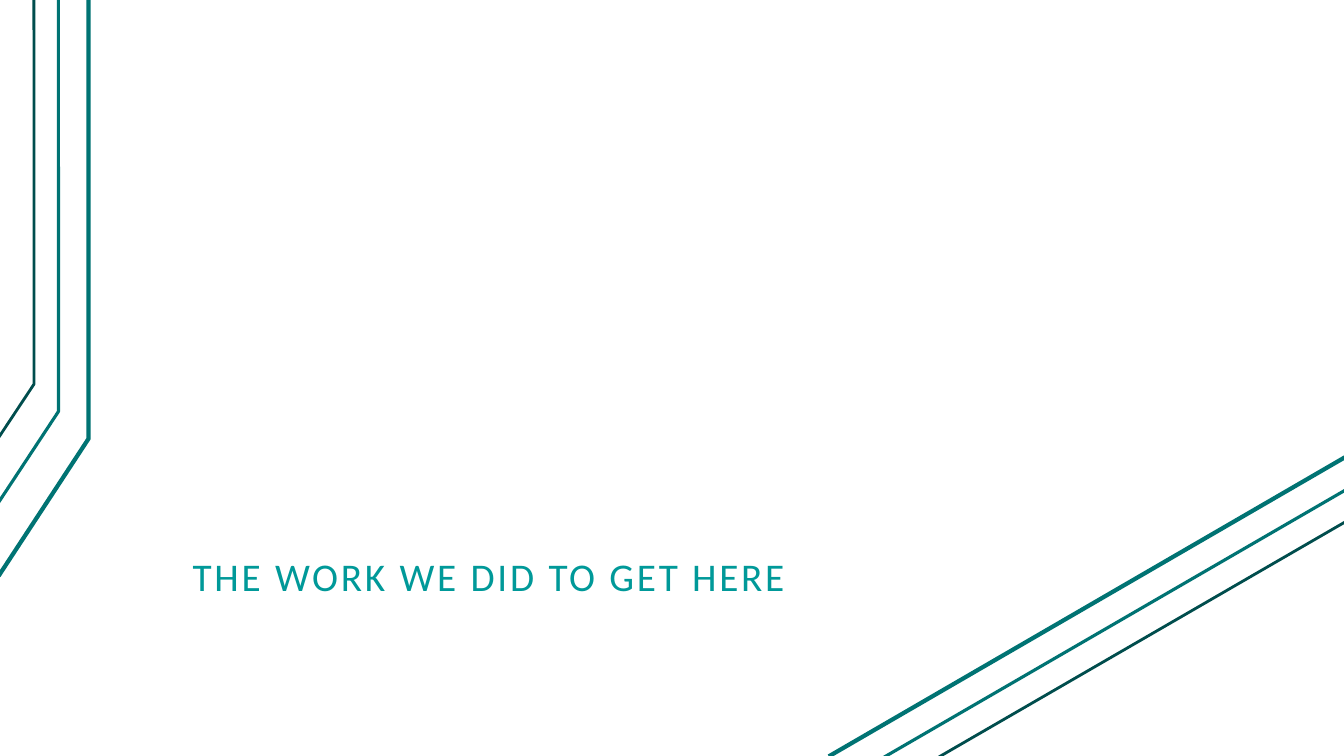
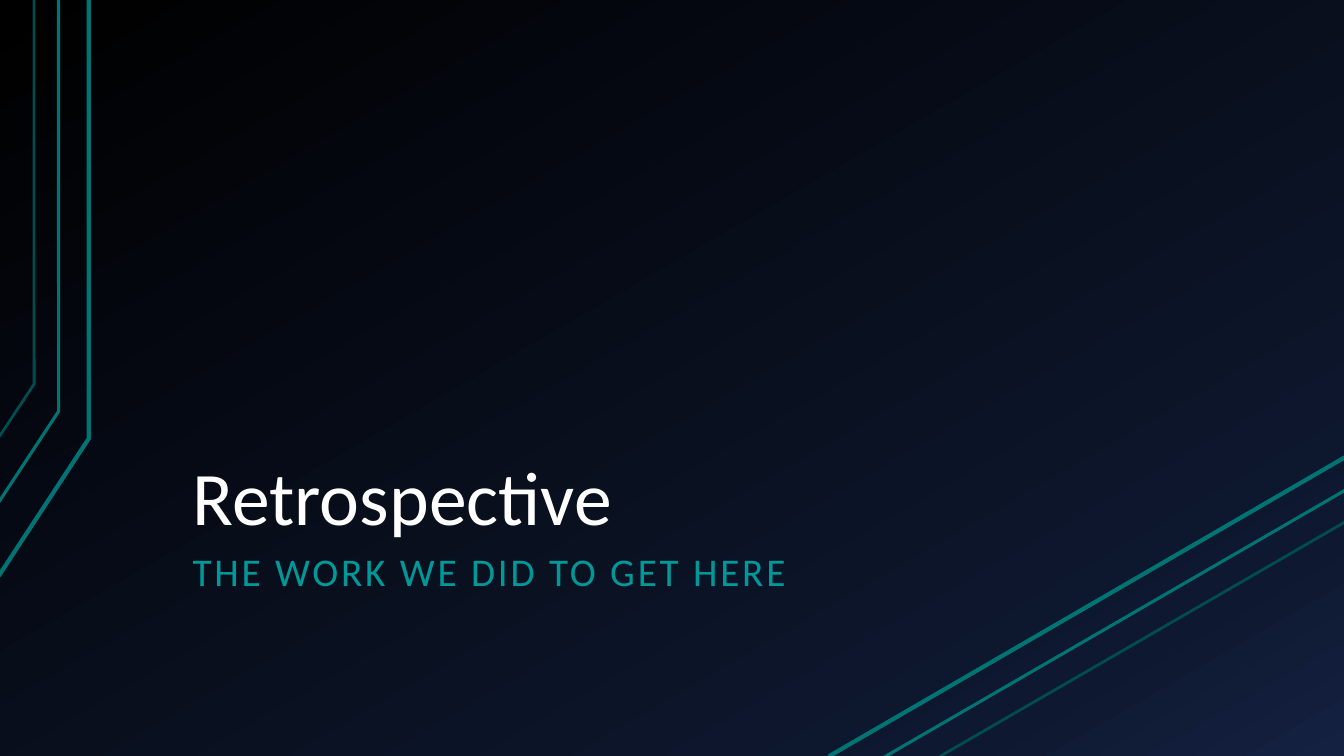
Before and after one commit to giacoppd/Security-For-Robotics, a slide deck: slide 9 of docs/progress_report/progress_report.pptx. Drawn at 1344x756 pixels with LibreOffice and Linux fonts; fonts in the diff are those of the drawing. Boxes give left, top, right and bottom in pixels: in the first picture for what was removed or moved away, otherwise in the second. Text is boxed around its words. In the diff, an @@ line names an element or a change of style, - is before the commit and + after.

```diff
--- a/docs/progress_report/progress_report.pptx
+++ b/docs/progress_report/progress_report.pptx
@@ background #FFFFFF to gradient #000000 to #0F1931 to #142242 @@
@@ freeform shape at bbox=[0, 0, 89, 577]: outline redrawn @@
@@ freeform shape at bbox=[0, 0, 58, 503]: outline #007373 2.24 pt to #007373 2.25 pt @@
@@ freeform shape at bbox=[0, 0, 34, 438]: outline #004D4D 2 pt to #007373 2 pt @@
@@ title added at bbox=[193, 472, 612, 538], 54 pt, text #FFFFFF @@
+Retrospective
@@ line (882, 756) - (1344, 490): stroke #007373 2.24 pt to #007373 2.25 pt @@
@@ line (939, 756) - (1344, 522): stroke #004D4D 2 pt to #007373 2 pt @@
@@ text "THE WORK WE DID TO ..." at bbox=[193, 560, 785, 586]: line spacing 1 to 0.9 @@
```
Also in this commit, not shown: 12 other slides changed, 3 slides added, 8 slides removed.
